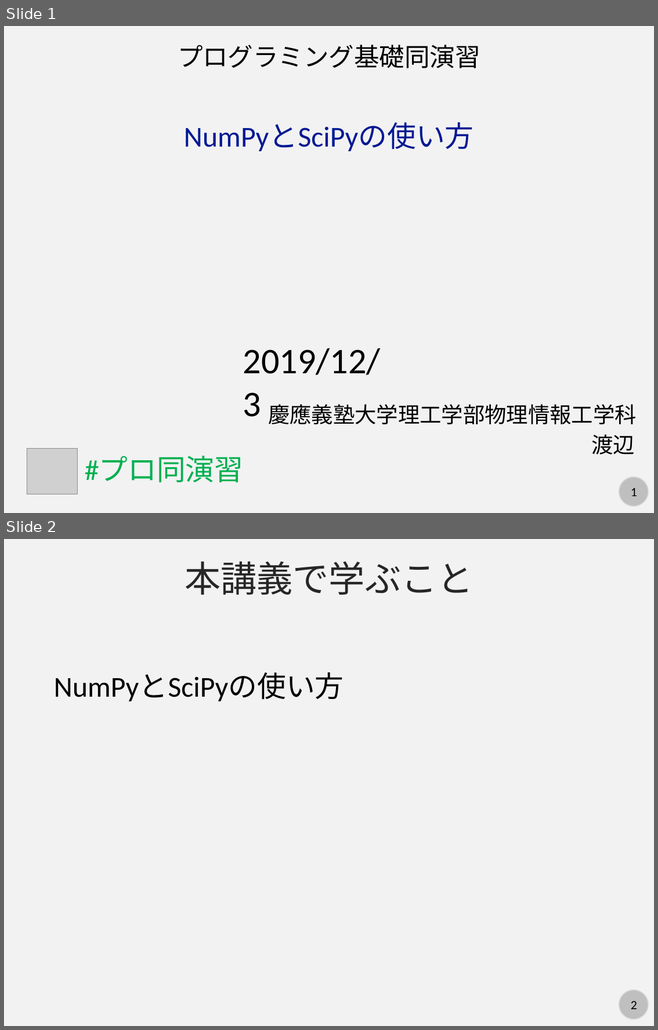
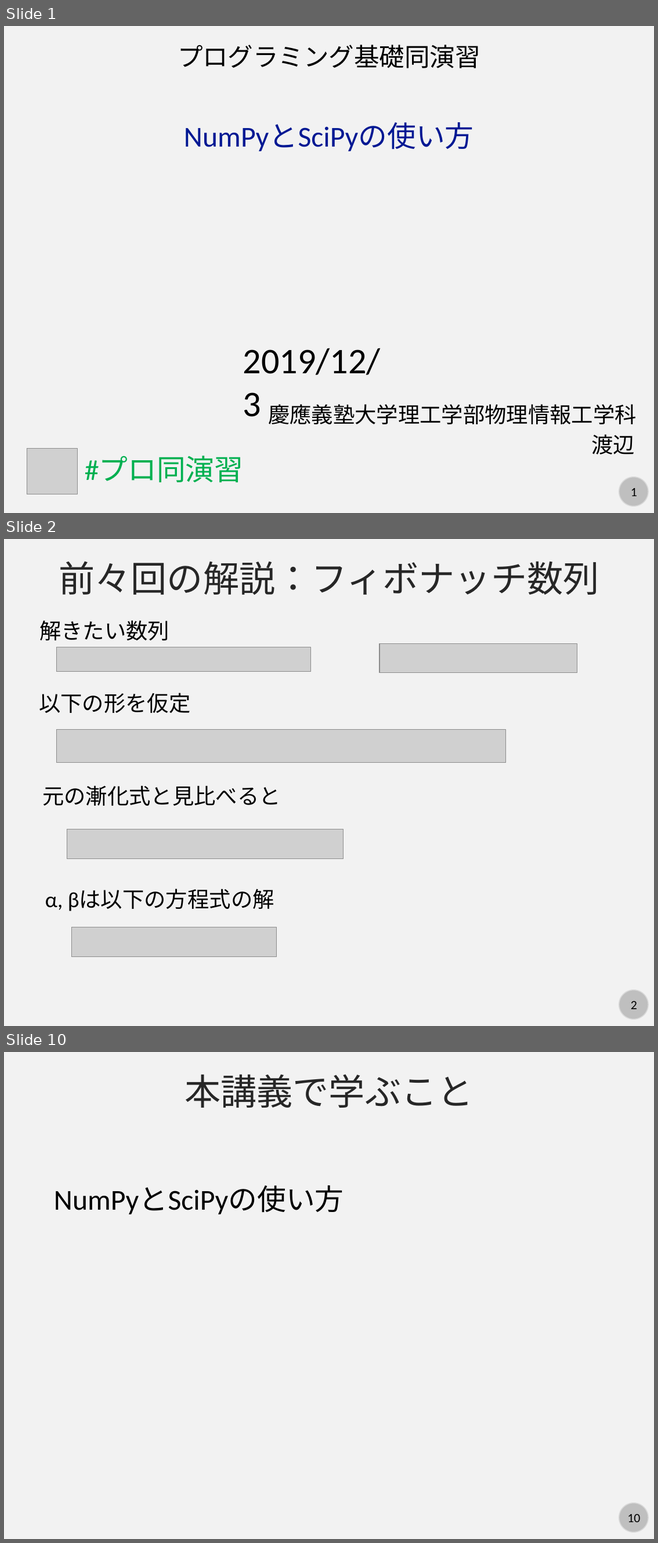
Before and after one commit to kaityo256/python_zero, a slide deck: numpy/fig/slide.pptx. Shown one above the other, each under a label of ours: slides 1 and 2 before the commit, slides 1, 2 and 10 after it; the slides between them are not shown. The pictures are 658x1030 and 658x1543 pixels, drawn with LibreOffice and Linux fonts; fonts in the diff are those of the drawing; grey boxes stand for pictures. Boxes give left, top, right and bottom in pixels: in the first picture for what was removed or moved away, otherwise in the second. Text is boxed around its words. In the diff, an @@ line names an element or a change of style, - is before the commit and + after.

```diff
--- a/numpy/fig/slide.pptx
+++ b/numpy/fig/slide.pptx
@@ slide 2 added at bbox=[4, 539, 654, 1026], background #F2F2F2; not listed: 2 template elements that a slide beside it also shows @@
@@ text added at bbox=[59, 561, 598, 595], 40 pt, text #262626 @@
+前々回の解説：フィボナッチ数列
@@ text added at bbox=[39, 620, 169, 641], 24 pt, text #000000 @@
+解きたい数列
@@ picture added at bbox=[56, 647, 311, 672] @@
@@ picture added at bbox=[379, 644, 577, 673] @@
@@ text added at bbox=[39, 693, 190, 713], 24 pt, text #000000 @@
+以下の形を仮定
@@ picture added at bbox=[56, 729, 506, 762] @@
@@ text added at bbox=[42, 785, 281, 806], 24 pt, text #000000 @@
+元の漸化式と見比べると
@@ picture added at bbox=[67, 830, 343, 859] @@
@@ text added at bbox=[45, 889, 274, 911], 24 pt, text #000000 @@
+α, βは以下の方程式の解
@@ picture added at bbox=[71, 928, 276, 957] @@
@@ what was slide 2 is now slide 10 @@
@@ page number at bbox=[627, 1514, 640, 1522]: text changed @@
-2
+10
```
Also in this commit, not shown: 7 other slides added.
